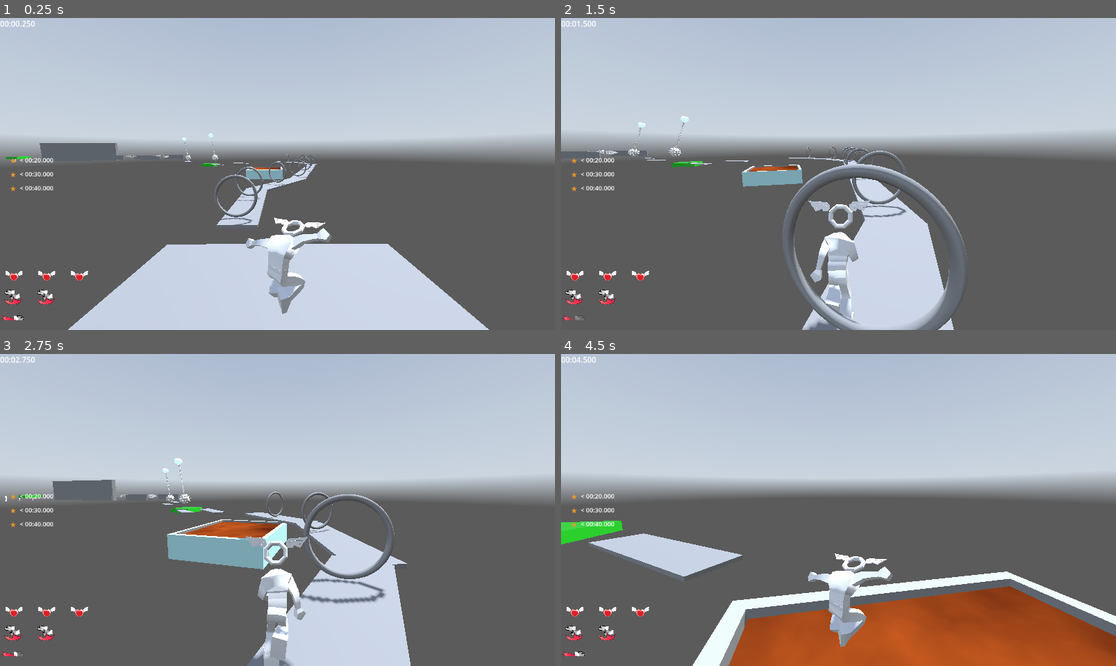
Above: before the commit, frames 1-4 (two rows, left to right).
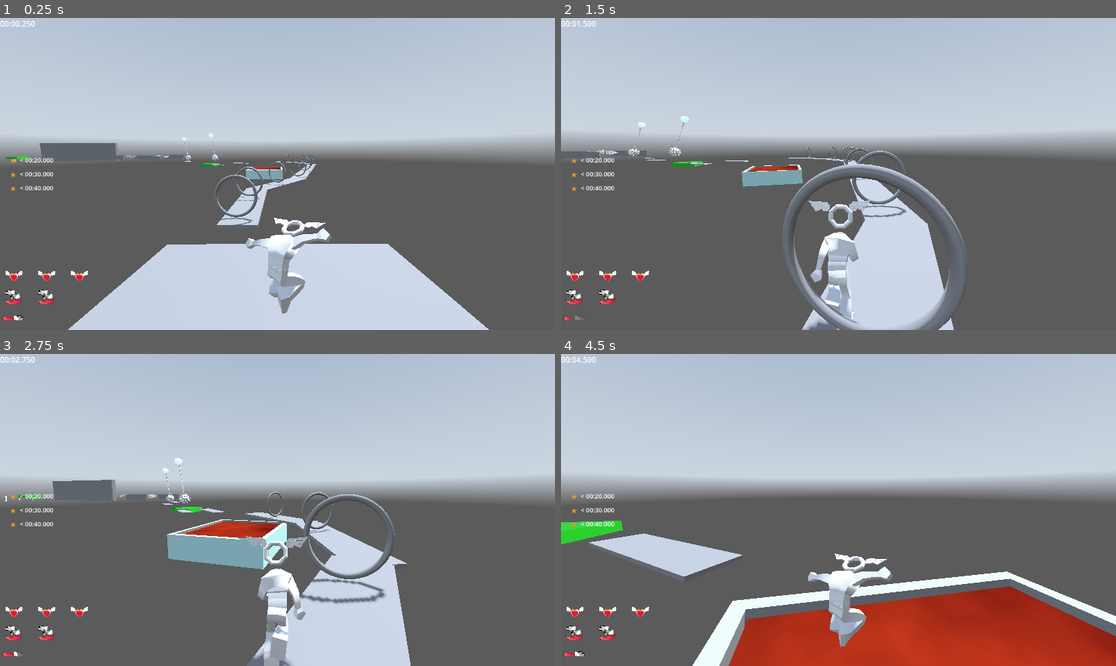
Above: after the commit, the same moments.

Repository: jpvds1/DDJD
Game: Godot game, scene res://scenes/levels/level_3.tscn
The game is run twice, just before and just after one commit, with the same random seed, the same clock (stepped at 60 frames per second) and the same inputs. This scene is started directly instead of the project's main scene. A sky picture missing from this copy of the repository is replaced by a grey-blue gradient. Sound files missing from this copy of the repository are replaced by a short silence.
Inputs (mouse positions are in pixels of both pictures, inside the frame that each line leads up to):
- Up to frame 1 (0.25 s): no input
- Up to frame 2 (1.5 s): tap Enter at 0.5 s; move the mouse to (832, 180) at 0.52 s; hold W (move_forwards) from 0.53 s (still down); tap Q (dash) at 0.6 s; tap Space (jump) at 0.77 s; move the mouse to (877, 177) at 1.27 s; tap Shift (sprint) at 1.35 s
- Up to frame 3 (2.75 s): keep holding W (move_forwards); tap Space (jump) at 1.52 s; move the mouse to (233, 506) at 2.02 s; tap Q (dash) at 2.1 s
- Up to frame 4 (4.5 s): move the mouse to (844, 510) at 2.77 s; release W (move_forwards) at 2.78 s; hold A (move_left) 2.78-3.53 s; tap Shift (sprint) at 2.85, 4.35 s; tap Space (jump) at 3.02, 3.77 s; move the mouse to (816, 503) at 3.52 s; hold W (move_forwards) from 3.53 s (still down); tap Q (dash) at 3.6 s; move the mouse to (866, 510) at 4.27 s

The runs differ from the first frame. In frame 1, less than 0.1% of the frame differs, in the area x 45-51%, y 47-49%; in frame 2, less than 0.1%; in frame 3, 0.5%; in frame 4, 12%, in the area x 30-100%, y 75-100%.

Commit message:
feat: better lava shader

Diff:
--- a/platformer-game/scenes/building_materials/lava.tscn
+++ b/platformer-game/scenes/building_materials/lava.tscn
@@ -7,11 +7,11 @@
 shader = ExtResource("2_lava")
 shader_parameter/flow_speed = 0.3
 shader_parameter/flow_scale = 2.5
-shader_parameter/hot_color = Color(1.0, 0.95, 0.2, 1.0)
-shader_parameter/mid_color = Color(1.0, 0.35, 0.0, 1.0)
-shader_parameter/cool_color = Color(0.18, 0.02, 0.0, 1.0)
+shader_parameter/hot_color = Color(1.0, 0.98, 0.5, 1.0)
+shader_parameter/mid_color = Color(1.0, 0.18, 0.0, 1.0)
+shader_parameter/cool_color = Color(0.35, 0.0, 0.0, 1.0)
 shader_parameter/crust_threshold = 0.55
-shader_parameter/emission_strength = 3.5
+shader_parameter/emission_strength = 6.0
 
 [sub_resource type="BoxShape3D" id="BoxShape3D_iav0o"]
 size = Vector3(3.526001, 0.78930664, 3.526764)
--- a/platformer-game/shaders/lava.gdshader
+++ b/platformer-game/shaders/lava.gdshader
@@ -3,11 +3,11 @@
 
 uniform float flow_speed : hint_range(0.05, 2.0) = 0.3;
 uniform float flow_scale : hint_range(0.5, 8.0) = 2.5;
-uniform vec4 hot_color : source_color = vec4(1.0, 0.95, 0.2, 1.0);
-uniform vec4 mid_color : source_color = vec4(1.0, 0.35, 0.0, 1.0);
-uniform vec4 cool_color : source_color = vec4(0.18, 0.02, 0.0, 1.0);
+uniform vec4 hot_color : source_color = vec4(1.0, 0.98, 0.5, 1.0);
+uniform vec4 mid_color : source_color = vec4(1.0, 0.18, 0.0, 1.0);
+uniform vec4 cool_color : source_color = vec4(0.35, 0.0, 0.0, 1.0);
 uniform float crust_threshold : hint_range(0.0, 1.0) = 0.55;
-uniform float emission_strength : hint_range(0.0, 8.0) = 3.5;
+uniform float emission_strength : hint_range(0.0, 12.0) = 6.0;
 float hash(vec2 p) {
 	return fract(sin(dot(p, vec2(127.1, 311.7))) * 43758.5453);
 }
@@ -57,8 +57,8 @@
 	float heat = 1.0 - smoothstep(0.0, crust_threshold, n);
 	ALBEDO = col.rgb;
 	ALPHA = 1.0;
-	EMISSION = hot_color.rgb * heat * emission_strength;
-	ROUGHNESS = mix(0.9, 0.3, heat);
+	EMISSION = mix(mid_color.rgb * 0.4, hot_color.rgb, heat) * emission_strength * heat;
+	ROUGHNESS = mix(0.95, 0.2, heat);
 
 	float eps = 0.025;
 	float dnx = fbm(uv + vec2(eps, 0.0) + dir1) - n1;
